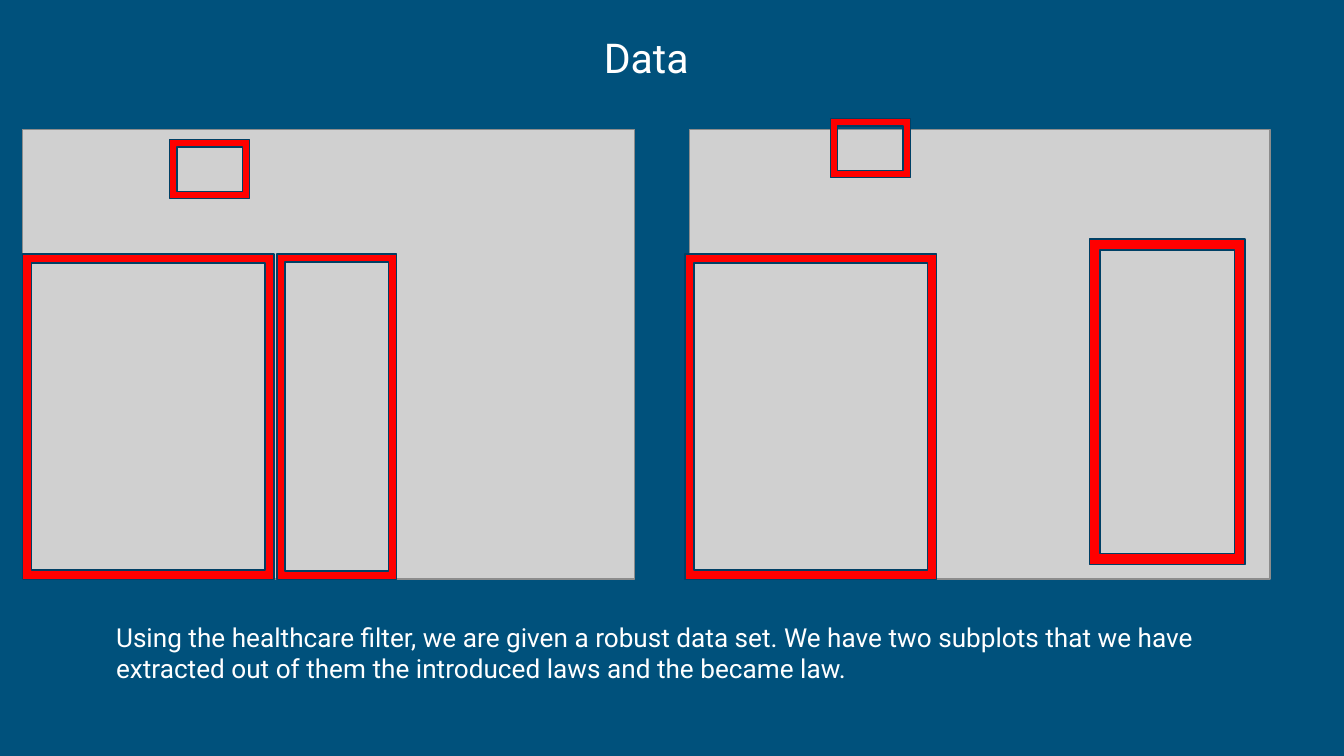
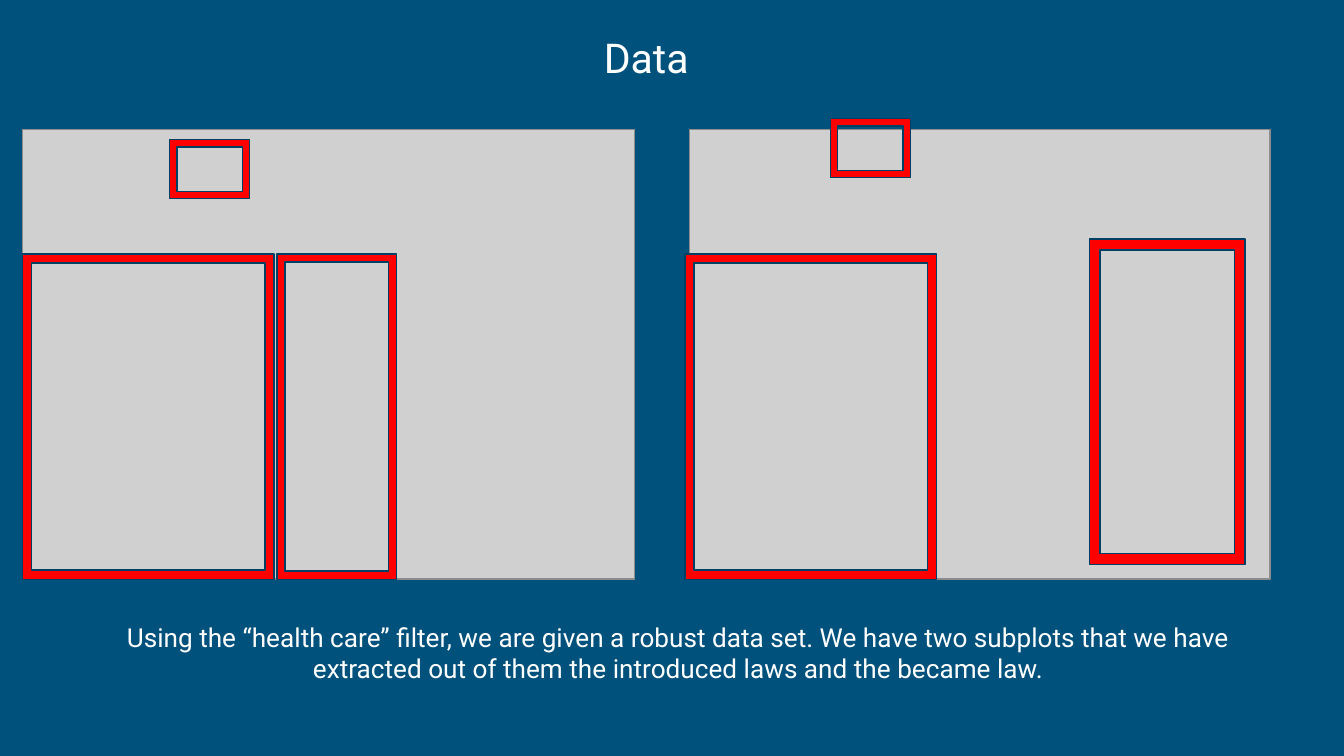
Before and after one commit to Foxxenn/Analysis_of_Congress_Healthcare, a slide deck: slide 5 of Analysis of Healthcare and Congress.pptx. Drawn at 1344x756 pixels with LibreOffice and Linux fonts; fonts in the diff are those of the drawing; grey boxes stand for pictures. Boxes give left, top, right and bottom in pixels: in the first picture for what was removed or moved away, otherwise in the second. Text is boxed around its words. In the diff, an @@ line names an element or a change of style, - is before the commit and + after.

```diff
--- a/Analysis of Healthcare and Congress.pptx
+++ b/Analysis of Healthcare and Congress.pptx
@@ text at bbox=[127, 627, 1228, 679]: text changed @@
-Using the healthcare filter, we are given a robust data set. We have two subplots that we have extracted out of them the introduced laws and the became law.
+Using the “health care” filter, we are given a robust data set. We have two subplots that we have extracted out of them the introduced laws and the became law.
```
Also in this commit, not shown: 11 other slides changed, 1 slide added.
